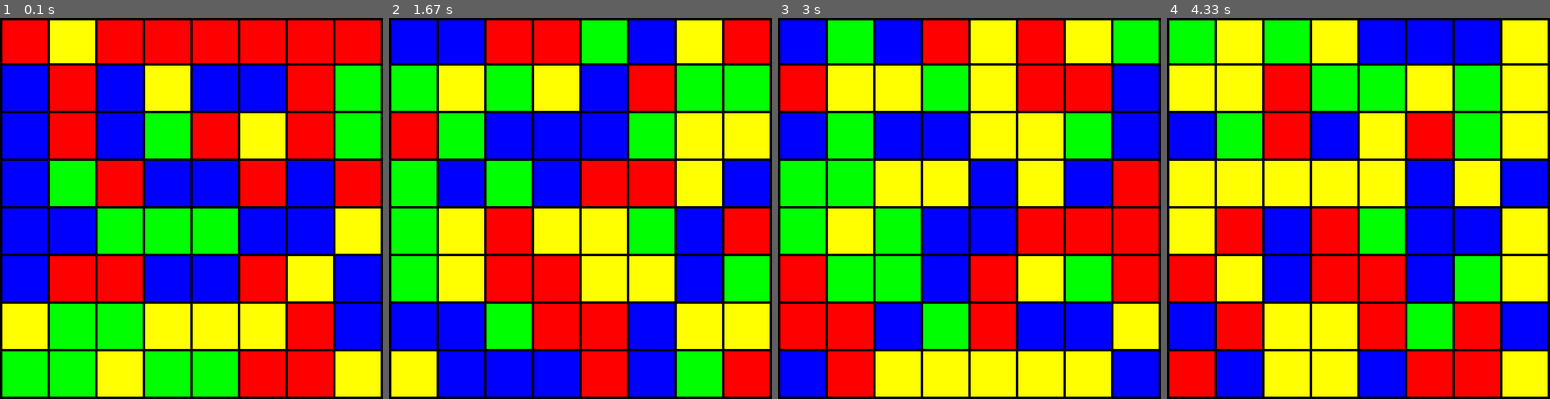
Above: before the commit, frames 1-4 (left to right).
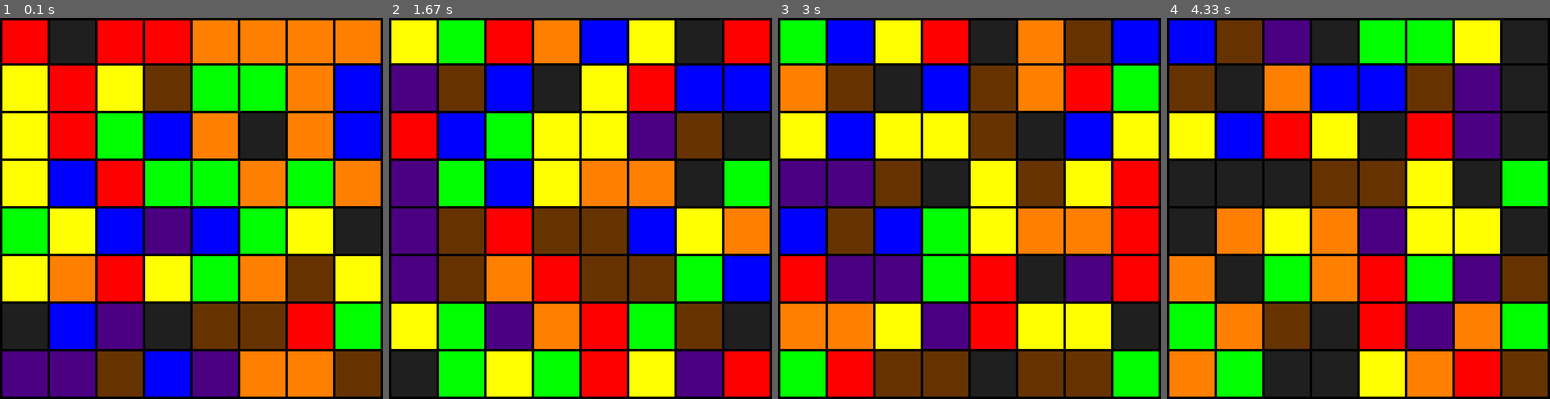
Above: after the commit, the same moments.

Repository: jduffey/watchgirl
Game: pygame game, started from pygametest.py
Two runs of this game, one before a commit and one after it. Both use one fixed random seed, a clock stepped at 60 frames per second and the inputs below.
Inputs:
- Up to frame 1 (0.1 s): no input
- Up to frame 2 (1.67 s): no input
- Up to frame 3 (3 s): no input
- Up to frame 4 (4.33 s): no input

The runs differ from the first frame. In frame 1, 78% of the frame differs, in the area x 0-100%, y 0-100%; in frame 2, 77%; in frame 3, 77%; in frame 4, 82%.

Commit message:
Update colors

Diff:
--- a/pygametest.py
+++ b/pygametest.py
@@ -17,25 +17,36 @@
 APP_Y_SIZE = NUMBER_OF_ROWS * SQUARE_WIDTH
 
 myRed = (255, 0, 0)
+myOrange = (255, 127, 0)
+myYellow = (255, 255, 0)
+myGreen = (0, 255, 0)
 myBlue = (0, 0, 255)
-myGreen = (0, 255, 0)
-myYellow = (255, 255, 0)
+myViolet = (75, 0, 130)
+myBrown = (102, 51, 0)
+myGrey = (31, 31, 31)
+
+myBlack = (0, 0, 0)
 myWhite = (255, 255, 255)
-myLightRed = (255, 180, 180)
-myLightBLue = (190, 190, 255)
-myBlack = (0, 0, 0)
 
 
 def getRandomColor():
-    randnum = random.randint(0,3)
+    randnum = random.randint(0,7)
     if randnum == 0:
         nextColor = myRed
     if randnum == 1:
+        nextColor = myOrange
+    if randnum == 2:
+        nextColor = myYellow
+    if randnum == 3:
+        nextColor = myGreen
+    if randnum == 4:
         nextColor = myBlue
-    if randnum == 2:
-        nextColor = myGreen
-    if randnum == 3:
-        nextColor = myYellow
+    if randnum == 5:
+        nextColor = myViolet
+    if randnum == 6:
+        nextColor = myBrown
+    if randnum == 7:
+        nextColor = myGrey
     return nextColor
 
 def drawHorizontalBorders():
